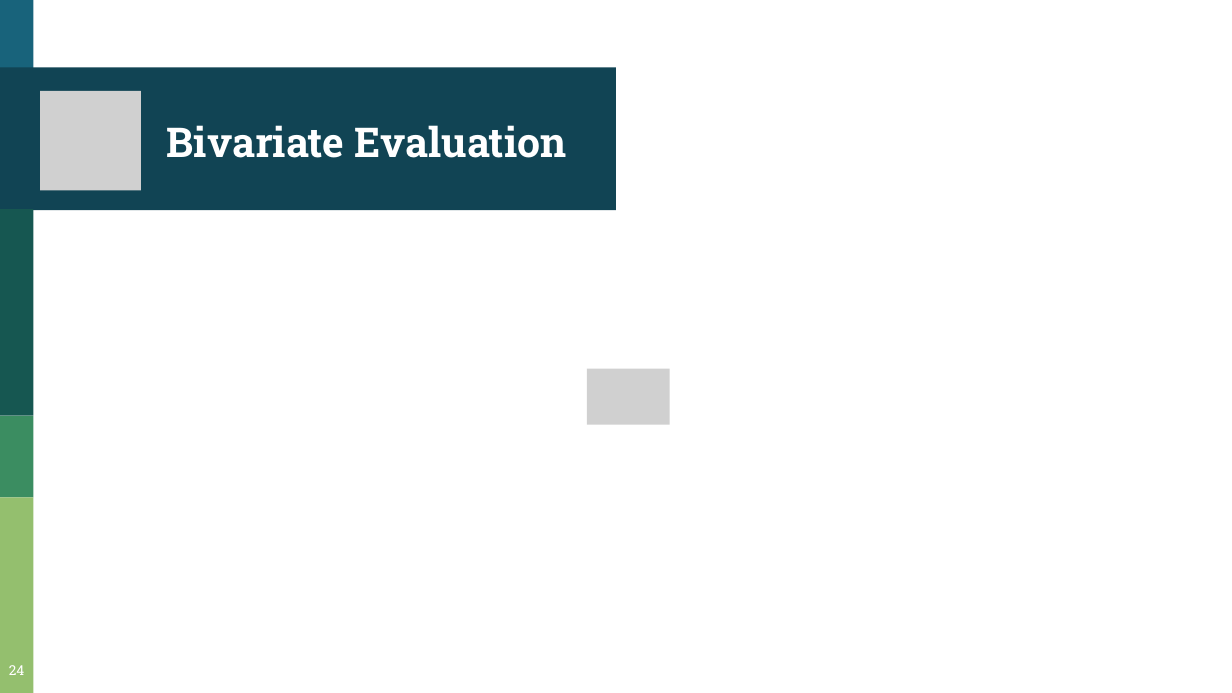
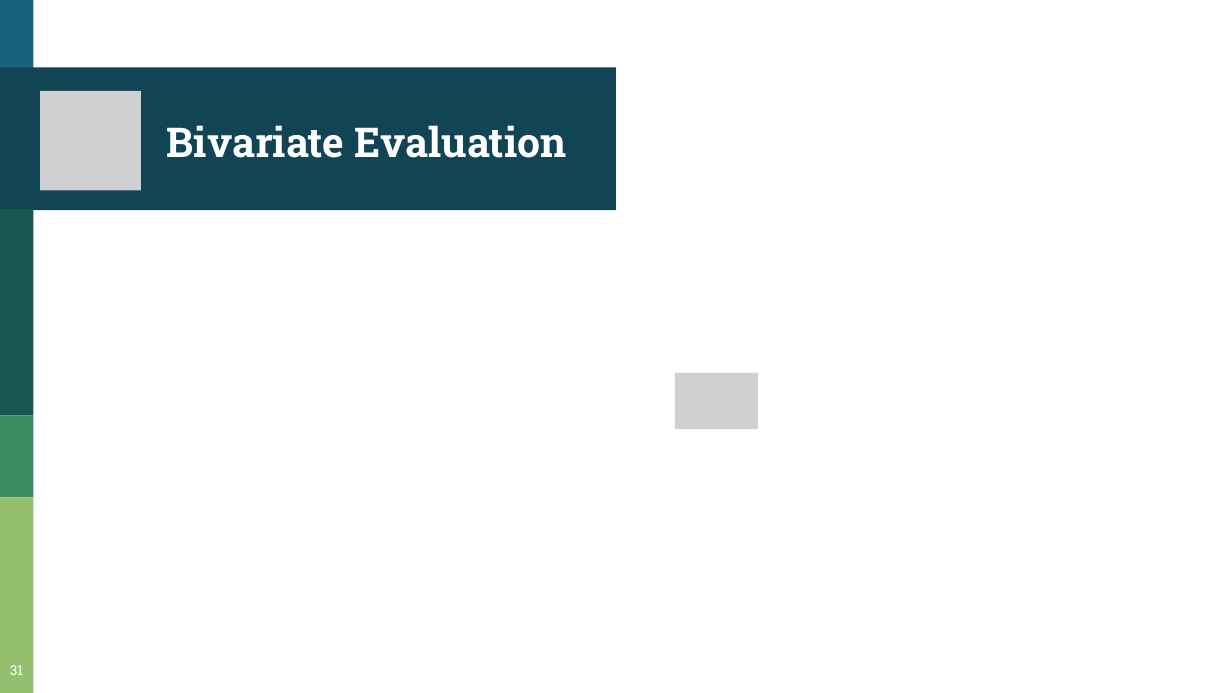
Before and after one commit to asphodelian/Math-760, a slide deck: slide 31 of Presentation/Ch4.6-4.8/M760 Ch4.6-Ch4.8.pptx (slide 24 before the commit). Drawn at 1232x693 pixels with LibreOffice and Linux fonts; fonts in the diff are those of the drawing; grey boxes stand for pictures. Boxes give left, top, right and bottom in pixels: in the first picture for what was removed or moved away, otherwise in the second. Text is boxed around its words. In the diff, an @@ line names an element or a change of style, - is before the commit and + after.

```diff
--- a/Presentation/Ch4.6-4.8/M760 Ch4.6-Ch4.8.pptx
+++ b/Presentation/Ch4.6-4.8/M760 Ch4.6-Ch4.8.pptx
@@ picture removed at (x1=587, y1=368, x2=670, y2=424) @@
@@ picture added at (x1=676, y1=373, x2=758, y2=429) @@
@@ page number at (x1=10, y1=665, x2=23, y2=675): text changed @@
-24
+31
```
Also in this commit, not shown: 2 other slides changed, 36 slides added, 12 slides removed.
